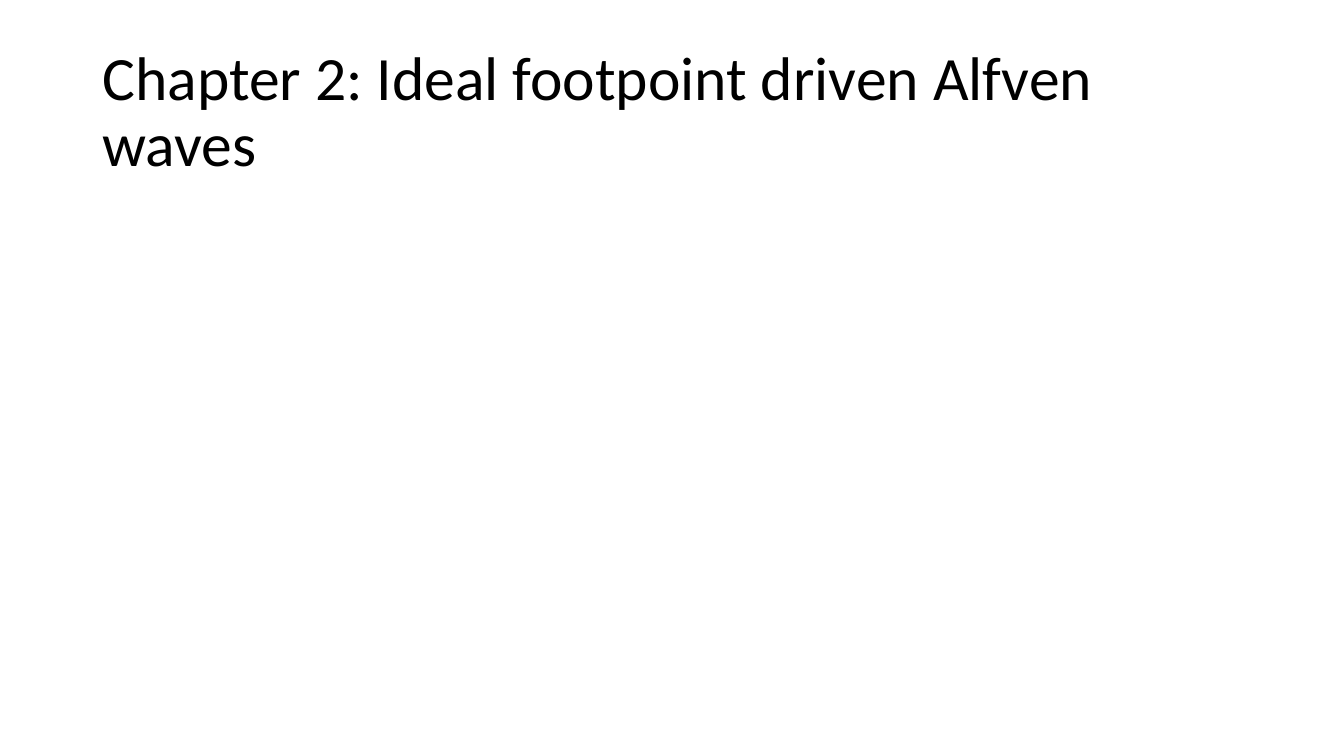
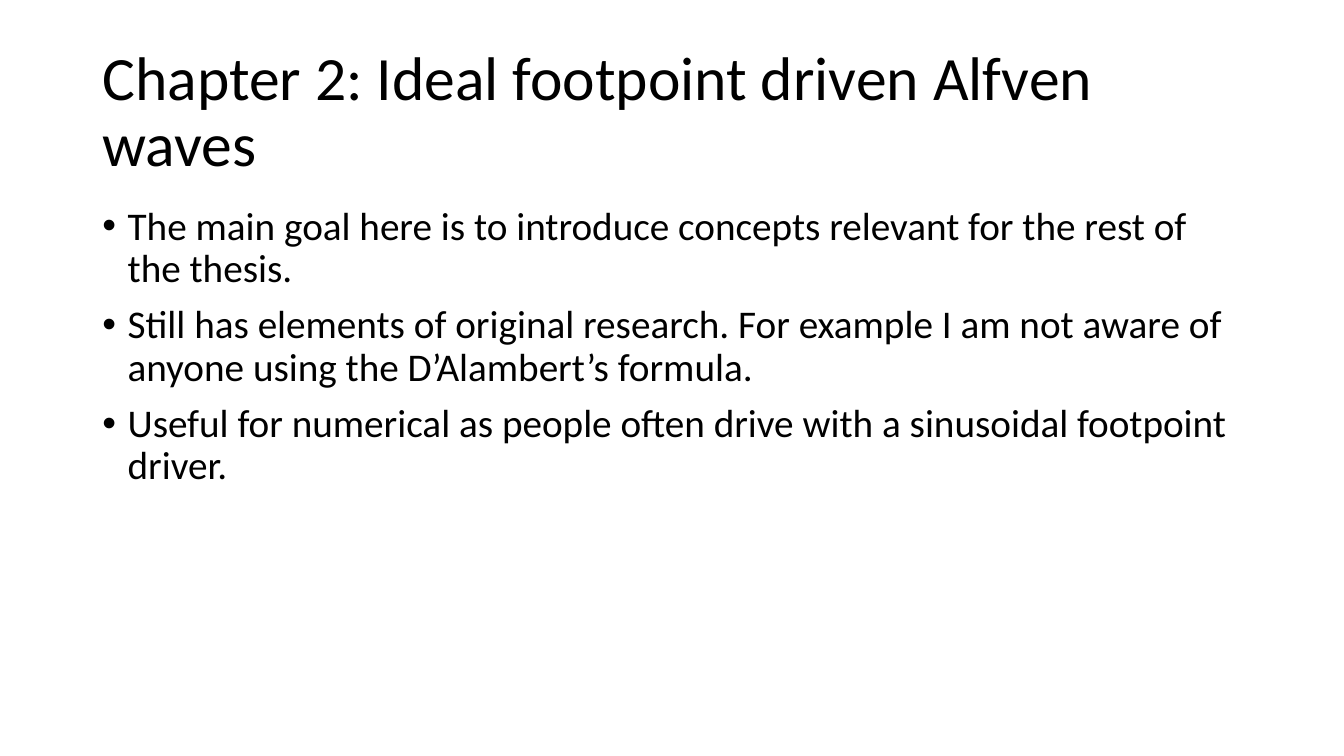
Before and after one commit to aleksyprok/apkp_thesis, a slide deck: slide 3 of Presentation/thesis_overview.pptx. Drawn at 1344x756 pixels with LibreOffice and Linux fonts; fonts in the diff are those of the drawing. Boxes give left, top, right and bottom in pixels: in the first picture for what was removed or moved away, otherwise in the second. Text is boxed around its words. In the diff, an @@ line names an element or a change of style, - is before the commit and + after.

```diff
--- a/Presentation/thesis_overview.pptx
+++ b/Presentation/thesis_overview.pptx
@@ text added at (128, 212, 1226, 480), 28 pt, text #000000 @@
+• The main goal here is to introduce concepts relevant for the rest of the thesis.
+• Still has elements of original research. For example I am not aware of anyone using the D’Alambert’s formula.
+• Useful for numerical as people often drive with a sinusoidal footpoint driver.
```
Also in this commit, not shown: 5 slides added.
